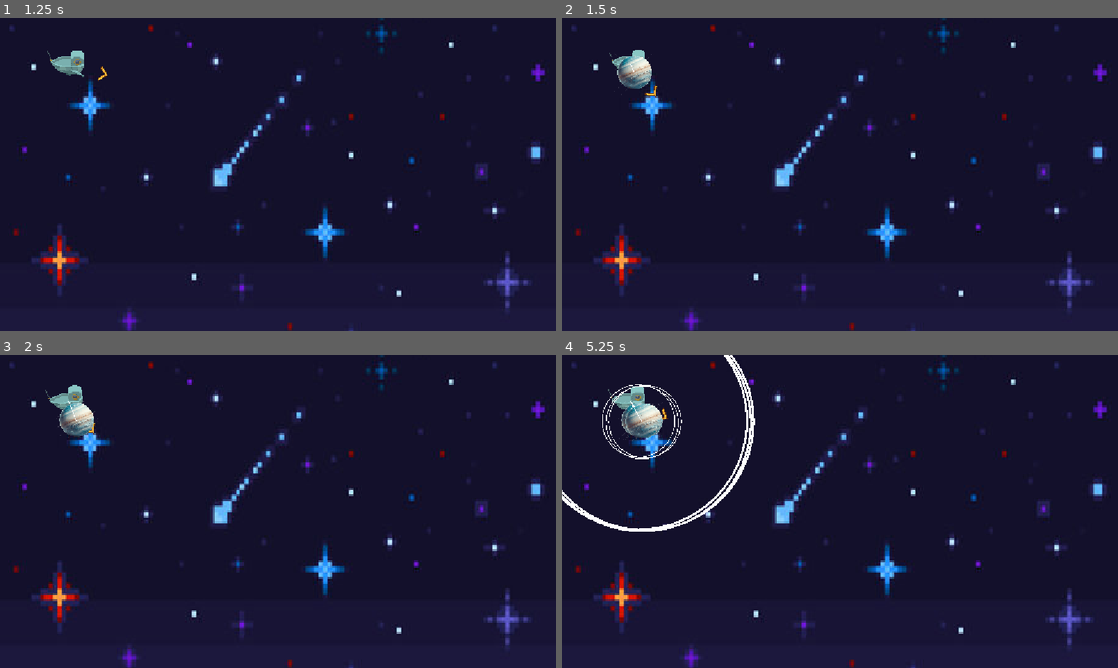
Above: before the commit, frames 1-4 (two rows, left to right).
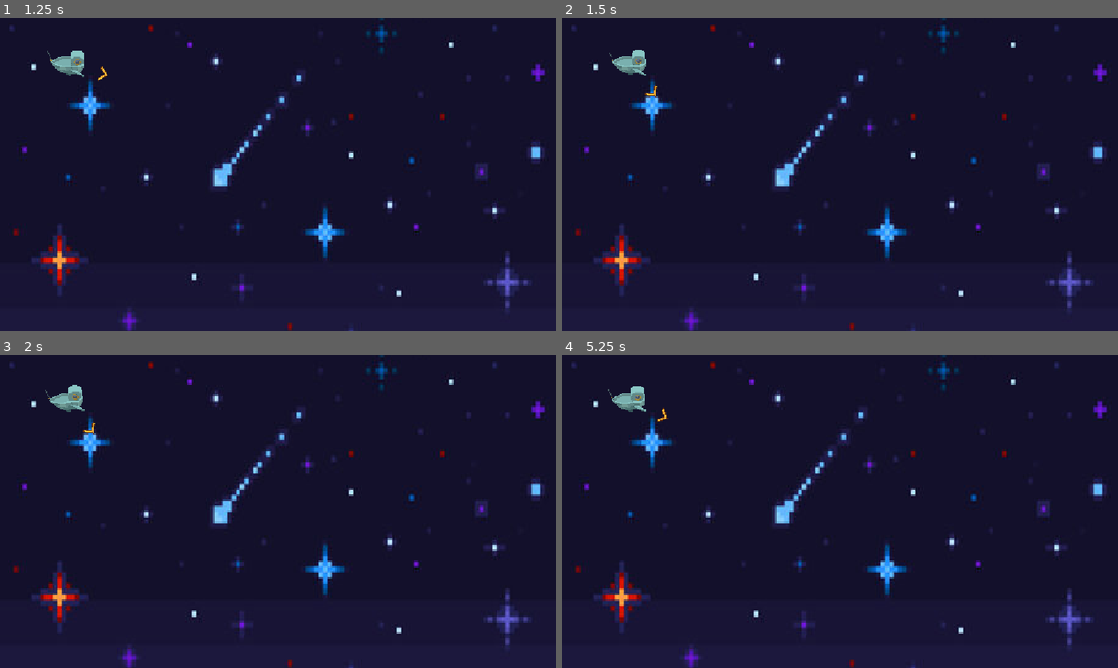
Above: after the commit, the same moments.

Repository: DudeNamedDarcy/CosmicJam2026
Game: Godot game, scene res://Scenes/game_scene.tscn
The game is run twice, just before and just after one commit, with the same random seed, the same clock (stepped at 60 frames per second) and the same inputs.
Inputs (mouse positions are in pixels of both pictures, inside the frame that each line leads up to):
- Up to frame 1 (1.25 s): tap Enter at 0.5 s; move the mouse to (400, 158) at 0.52 s; press the mouse at (400, 158) at 0.53 s; hold Right (ComboRight) from 0.53 s (still down)
- Up to frame 2 (1.5 s): move the mouse to (728, 190) at 1.27 s; release Right (ComboRight) at 1.28 s; release the mouse at (728, 190) at 1.28 s; hold Down (ComboDown) from 1.28 s (still down); click (728, 190) at 1.35 s
- Up to frame 3 (2 s): keep holding Down (ComboDown)
- Up to frame 4 (5.25 s): move the mouse to (895, 442) at 2.02 s; release Down (ComboDown) at 2.03 s; press the mouse at (895, 442) at 2.03 s; hold Right (ComboRight) 2.03-2.78 s; tap G (dialogue_next) at 2.1, 4.35 s; tap Space at 2.75 s; move the mouse to (812, 574) at 2.77 s; release the mouse at (812, 574) at 2.78 s; hold Up (ComboUp) 2.78-3.53 s; click (812, 574) at 2.85 s; move the mouse to (1006, 558) at 3.52 s; press the mouse at (1006, 558) at 3.53 s; hold Left (ComboLeft) 3.53-5.03 s; tap Enter at 4.25 s; move the mouse to (673, 464) at 4.27 s; release the mouse at (673, 464) at 4.28 s; click (673, 464) at 4.55 s; move the mouse to (867, 511) at 5.02 s; press the mouse at (867, 511) at 5.03 s; hold Down (ComboDown) from 5.03 s (still down)

Frame 1 is identical in both runs. In frame 2, 0.5% of the frame differs, in the area x 9-17%, y 11-25%; in frame 3, 0.5%; in frame 4, 2.0%, in the area x 0-35%, y 0-57%.

Commit message:
fixed statemachine

Diff:
--- a/Scenes/player_controller.gd
+++ b/Scenes/player_controller.gd
@@ -36,7 +36,7 @@
 func _process(delta: float) -> void:
 	if Input.is_action_pressed("CastReel"):
 		castPower += delta
-	#print(PlayerState.find_key(playerState))
+	print(PlayerState.find_key(playerState))
 	AimMouse()
 
 
@@ -95,7 +95,7 @@
 func _input(event: InputEvent) -> void:
 	if Input.is_action_just_released("CastReel") && playerState == PlayerState.Casting:
 		print("Total hold duration was: ", min(castPower, maxCastPower))
-		if min(castPower, maxCastPower) < 0.5:
+		if min(castPower, maxCastPower) < 0.3:
 			EndFishing()
 			castPower = 0.0
 			return
@@ -149,8 +149,8 @@
 		var bobberLine: Line2D = Line2D.new()
 		bobberLine.width = 1
 
-		add_child(bobber)
-		add_child(bobberLine)
+		planetParent.add_child(bobber)
+		planetParent.add_child(bobberLine)
 		bobber.global_position = global_position
 
 		var randomAngle = randf_range(-castRandomSpread, castRandomSpread)
@@ -177,6 +177,7 @@
 		vboxContainer.add_child(arrow_instance)
 
 func EndFishing() -> void:
+	print("endfishing")
 	playerState = PlayerState.Idle
 	for child in vboxContainer.get_children():
 		arrows.pop_front()
